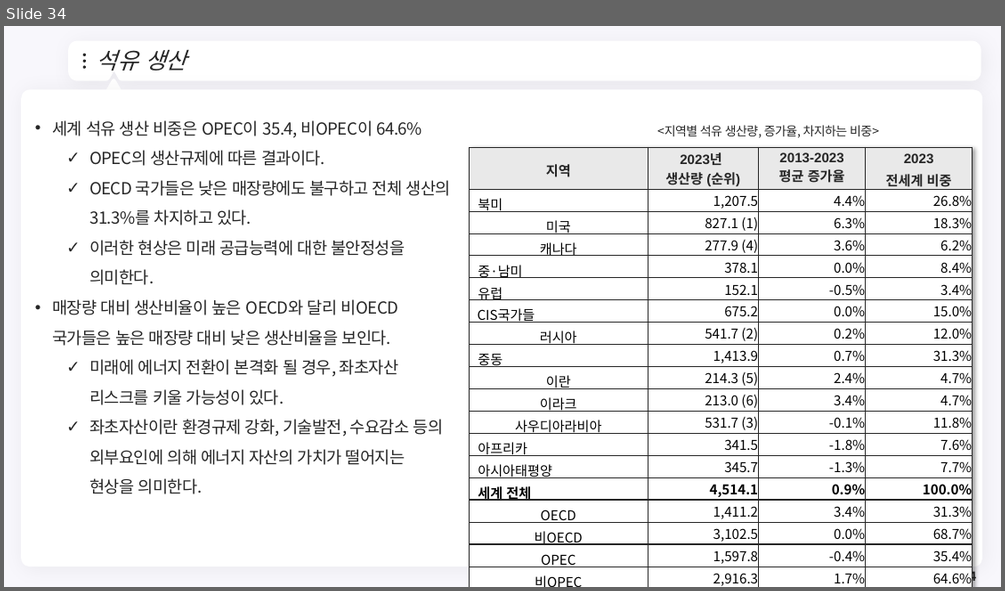
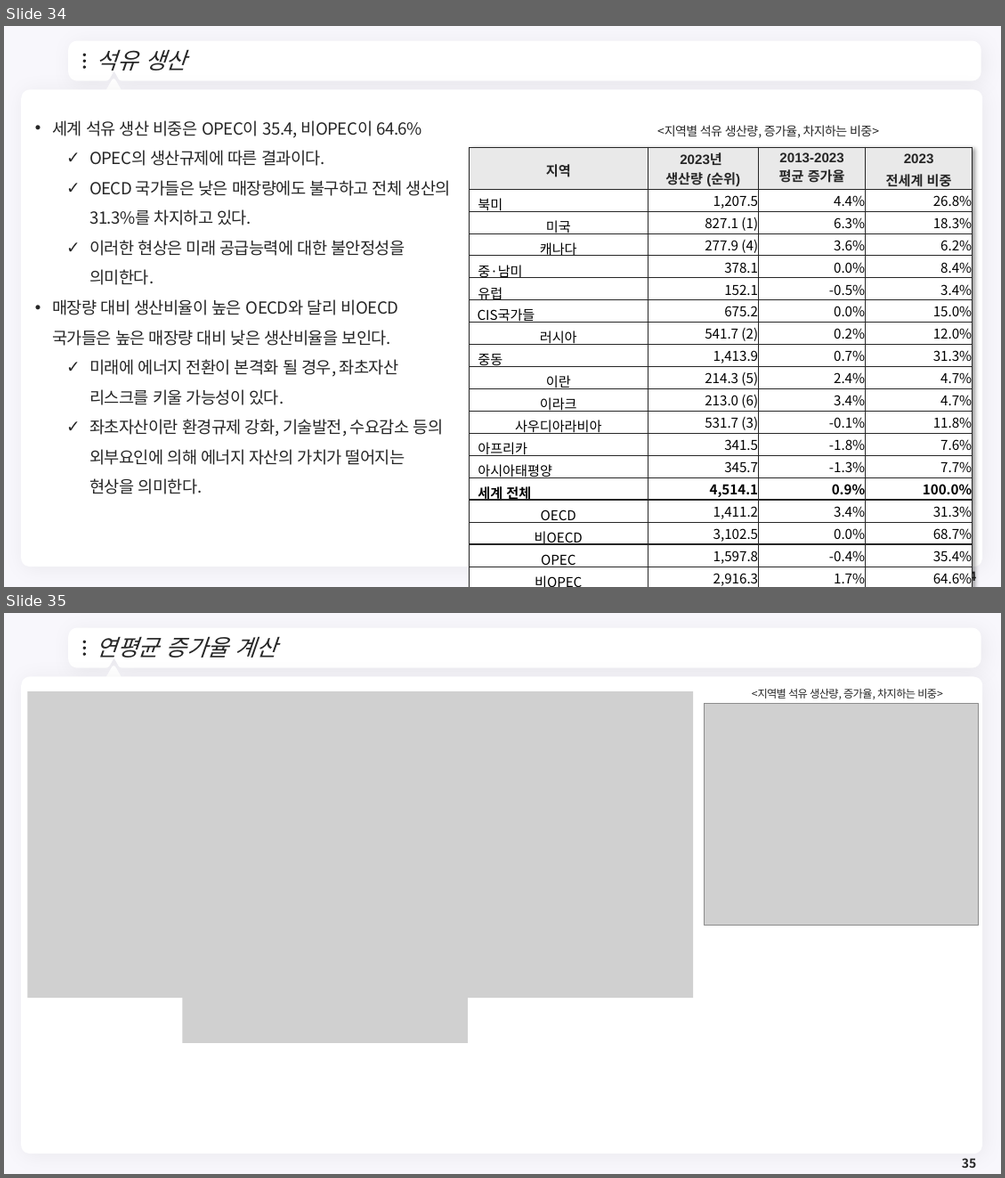
Before and after one commit to meandthey/Teaching, a slide deck: 에너지경제학/자원에너지경제학_Chapter_3 (석유).pptx. Shown one above the other, each under a label of ours: slide 34 before the commit, slides 34 and 35 after it. The pictures are 1005x591 and 1005x1178 pixels, drawn with LibreOffice and Linux fonts; fonts in the diff are those of the drawing; grey boxes stand for pictures; background and template pictures are left out. Boxes give left, top, right and bottom in pixels: in the first picture for what was removed or moved away, otherwise in the second. Text is boxed around its words. In the diff, an @@ line names an element or a change of style, - is before the commit and + after.

```diff
--- a/에너지경제학/자원에너지경제학_Chapter_3 (석유).pptx
+++ b/에너지경제학/자원에너지경제학_Chapter_3 (석유).pptx
@@ slide 35 added at <box>4,613,1001,1174</box>, background #F8F7FC; not listed: 7 template elements that a slide beside it also shows @@
@@ title added at <box>97,636,276,657</box>, 22 pt, text #262626, italic @@
+연평균 증가율 계산
@@ picture added at <box>28,691,694,998</box> @@
@@ text added at <box>752,689,943,699</box>, 10.5 pt, text #262626 @@
+<지역별 석유 생산량, 증가율, 차지하는 비중>
@@ picture added at <box>704,704,979,925</box> @@
@@ picture added at <box>137,773,525,796</box> @@
@@ picture added at <box>182,997,468,1043</box> @@
@@ page number added at <box>962,1158,976,1167</box>, 12 pt, text #262626, bold @@
+35
```
Also in this commit, not shown: 1 slide changed, 2 other slides added, 1 other file.
